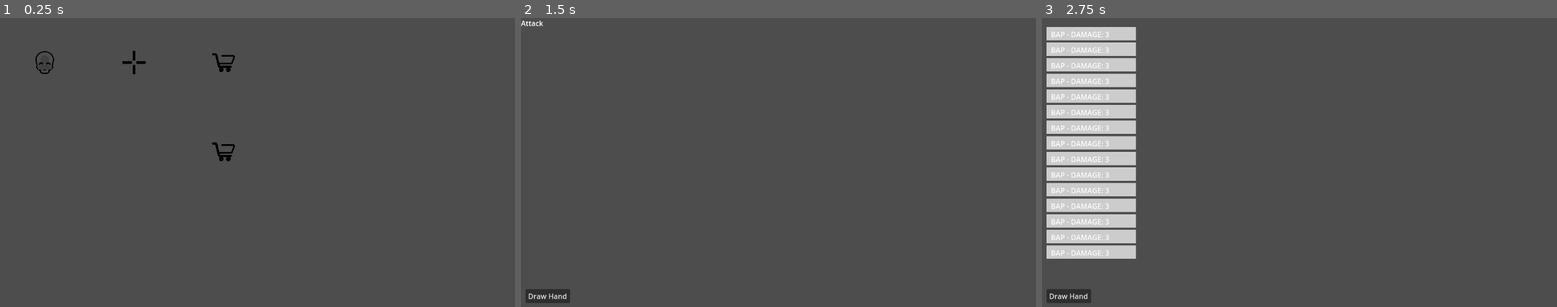
Above: before the commit, frames 1-3 (left to right).
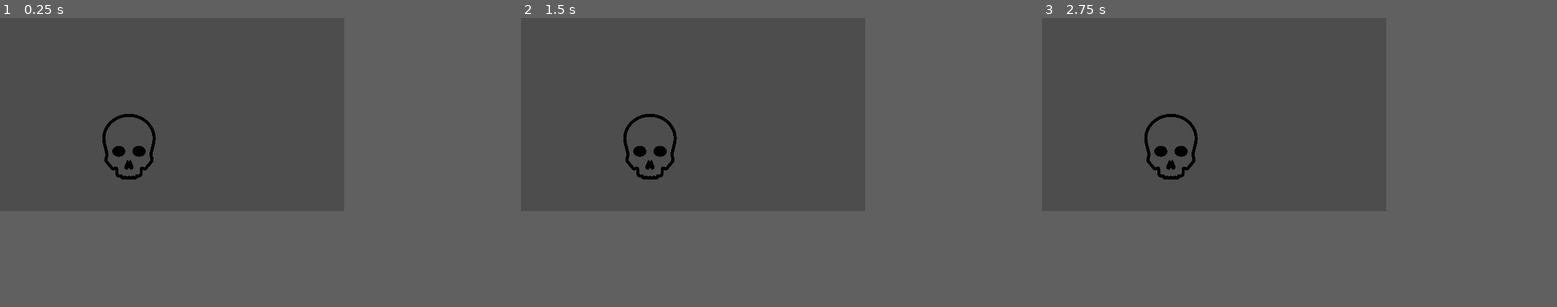
Above: after the commit, the same moments.

Repository: JosieBarber/roguelike
Game: Godot game, scene res://scenes/Main.tscn
Same seed, same stepped clock (60 frames per second), same inputs: the game is played once before the commit and once after it.
Inputs (mouse positions are in pixels of both pictures, inside the frame that each line leads up to):
- Up to frame 1 (0.25 s): no input
- Up to frame 2 (1.5 s): tap Enter at 0.5 s; move the mouse to (567, 61) at 0.52 s; click (567, 61) at 0.67 s; click (546, 295) at 1.25 s, where only the run before the commit has a clickable "Draw Hand"
- Up to frame 3 (2.75 s): click (1067, 295) at 2 s, where only the run before the commit has a clickable "Draw Hand"
In our replay, the window is 799x449 before the commit and 534x300 after it. These sizes can differ from the game's own. Grey fills any space a smaller window leaves; there, only what the larger window draws over its background counts as a difference.

The runs differ from the first frame. In frame 1, 1.0% of the frame differs, in the area x 6-46%, y 11-56%; in frame 2, 1.1%; in frame 3, 13%, in the area x 0-31%, y 3-99%.

Commit message:
Change directory setup for scenes

Diff:
--- a/project.godot
+++ b/project.godot
@@ -15,6 +15,13 @@
 config/features=PackedStringArray("4.3", "GL Compatibility")
 config/icon="res://icon.svg"
 
+[display]
+
+window/size/viewport_width=267
+window/size/viewport_height=150
+window/size/initial_screen=5
+window/stretch/mode="canvas_items"
+
 [rendering]
 
 renderer/rendering_method="gl_compatibility"
--- a/scenes/Combat.tscn
+++ /dev/null
@@ -1,26 +0,0 @@
-[gd_scene load_steps=5 format=3 uid="uid://bl83ryin8usen"]
-
-[ext_resource type="Script" path="res://scripts/CombatScripts/combat.gd" id="1"]
-[ext_resource type="PackedScene" uid="uid://duk30r0o83e5r" path="res://scenes/Planning_Phase.tscn" id="2_ou8kw"]
-[ext_resource type="PackedScene" uid="uid://bfw14idsdji" path="res://scenes/Attack_Phase.tscn" id="3_ts2ih"]
-[ext_resource type="Script" path="res://scripts/CombatScripts/enemy.gd" id="4_3cjiq"]
-
-[node name="StartCombat" type="Control"]
-layout_mode = 3
-anchors_preset = 0
-script = ExtResource("1")
-
-[node name="Button" type="Button" parent="."]
-layout_mode = 0
-anchor_right = 1.0
-anchor_bottom = 1.0
-text = "Start Combat"
-
-[node name="Planning_Phase" parent="." instance=ExtResource("2_ou8kw")]
-visible = false
-
-[node name="Attack_Phase" parent="." instance=ExtResource("3_ts2ih")]
-visible = false
-
-[node name="Enemy" type="Node2D" parent="."]
-script = ExtResource("4_3cjiq")
--- a/scenes/Navigation.tscn
+++ b/scenes/Navigation.tscn
@@ -11,5 +11,6 @@
 [node name="Nodes" type="Node2D" parent="."]
 
 [node name="PlayerIcon" type="Sprite2D" parent="."]
+visible = false
 scale = Vector2(0.05, 0.05)
 texture = ExtResource("2_4225u")
--- /dev/null
+++ b/scenes/Screens/Combat/Combat.tscn
@@ -0,0 +1,26 @@
+[gd_scene load_steps=5 format=3 uid="uid://bl83ryin8usen"]
+
+[ext_resource type="Script" path="res://scripts/CombatScripts/combat.gd" id="1_arqx6"]
+[ext_resource type="PackedScene" uid="uid://duk30r0o83e5r" path="res://scenes/Screens/Combat/Planning_Phase.tscn" id="2_mdd02"]
+[ext_resource type="PackedScene" uid="uid://bfw14idsdji" path="res://scenes/Screens/Combat/Attack_Phase.tscn" id="3_k7e02"]
+[ext_resource type="Script" path="res://scripts/CombatScripts/enemy.gd" id="4_d73mv"]
+
+[node name="StartCombat" type="Control"]
+layout_mode = 3
+anchors_preset = 0
+script = ExtResource("1_arqx6")
+
+[node name="Button" type="Button" parent="."]
+layout_mode = 0
+anchor_right = 1.0
+anchor_bottom = 1.0
+text = "Start Combat"
+
+[node name="Planning_Phase" parent="." instance=ExtResource("2_mdd02")]
+visible = false
+
+[node name="Attack_Phase" parent="." instance=ExtResource("3_k7e02")]
+visible = false
+
+[node name="Enemy" type="Node2D" parent="."]
+script = ExtResource("4_d73mv")
Not shown: 1 places in scenes/Screens/Clinic.tscn that only renumber resources
Renamed: scenes/Attack_Phase.tscn -> scenes/Screens/Combat/Attack_Phase.tscn
Renamed: scenes/Planning_Phase.tscn -> scenes/Screens/Combat/Planning_Phase.tscn
Not shown: 1 places in scenes/Screens/Shop.tscn that only renumber resources
